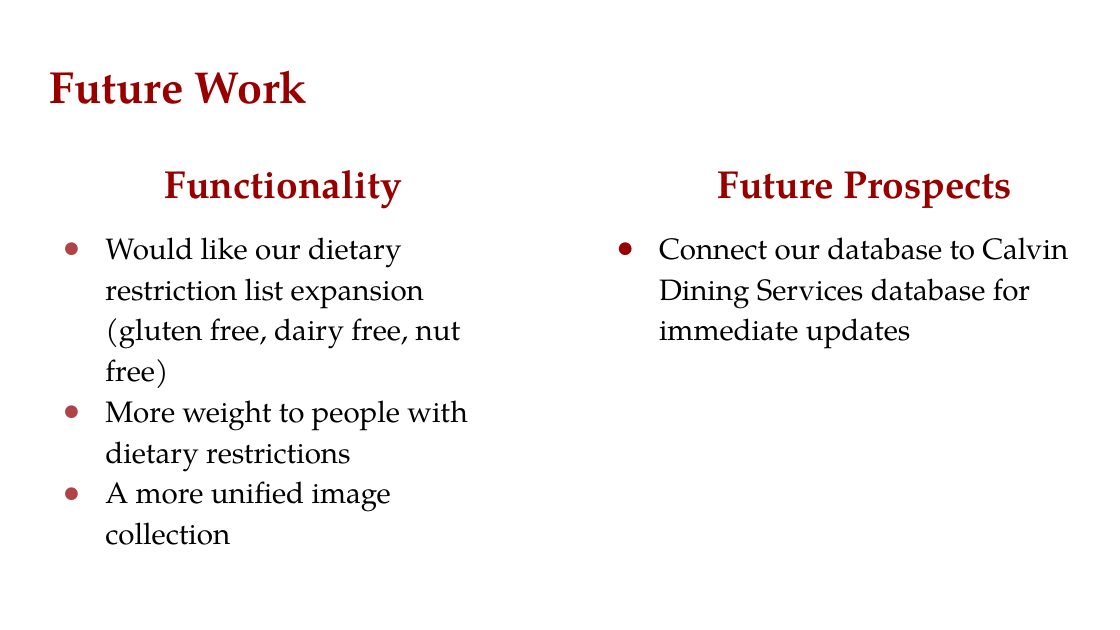
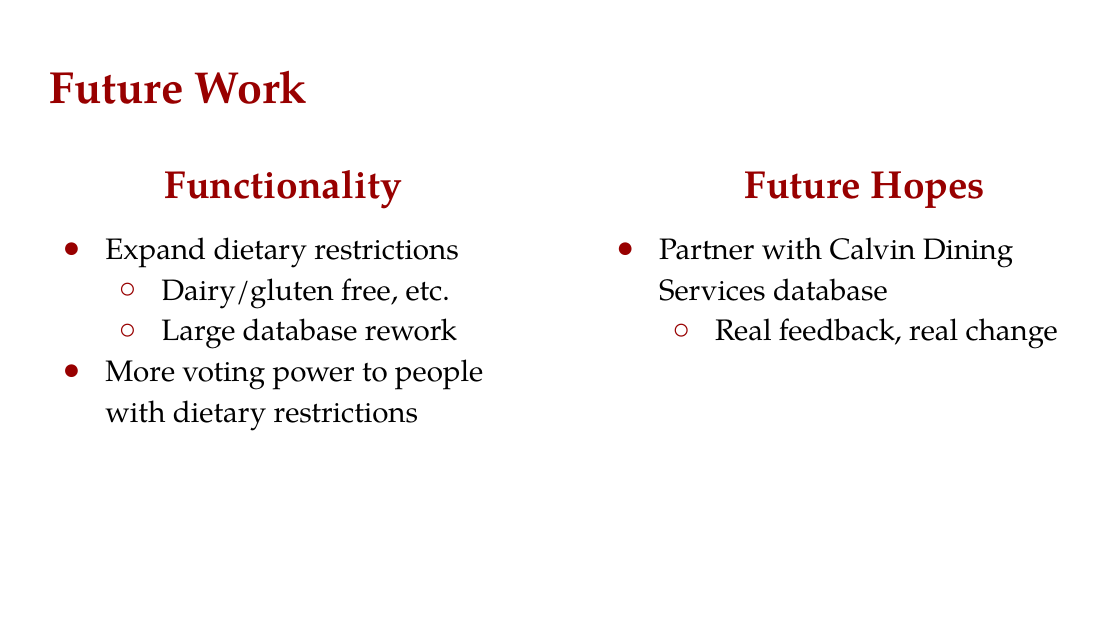
Before and after one commit to KnightBites/KnightBites-Project, a slide deck: slide 13 of KnightBites Presentation.pptx (slide 14 before the commit). Drawn at 1120x630 pixels with LibreOffice and Linux fonts; fonts in the diff are those of the drawing. Boxes give left, top, right and bottom in pixels: in the first picture for what was removed or moved away, otherwise in the second. Text is boxed around its words. In the diff, an @@ line names an element or a change of style, - is before the commit and + after.

Commit message:
Updated PowerPoint

```diff
--- a/KnightBites Presentation.pptx
+++ b/KnightBites Presentation.pptx
@@ text at (659,171,1058,349): text changed @@
-Future Prospects
-● Connect our database to Calvin Dining Services database for immediate updates
+Future Hopes
+● Partner with Calvin Dining Services database
+  ○ Real feedback, real change
@@ text at (105,237,483,431): text changed @@
-● Would like our dietary restriction list expansion (gluten free, dairy free, nut free)
-● More weight to people with dietary restrictions
-● A more unified image collection
+● Expand dietary restrictions
+  ○ Dairy/gluten free, etc.
+  ○ Large database rework
+● More voting power to people with dietary restrictions
```
Also in this commit, not shown: 5 other slides changed, 3 slides added, 4 slides removed.
